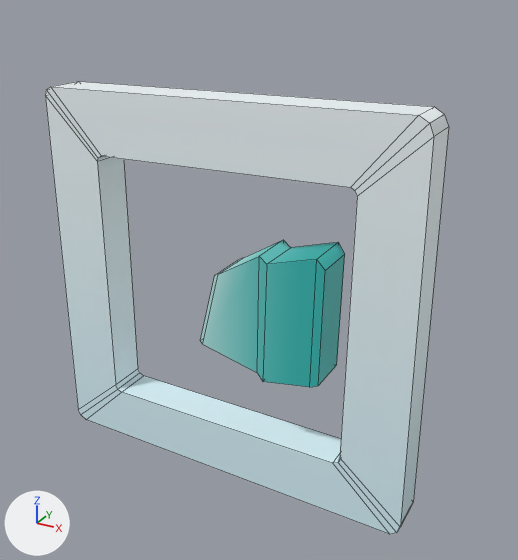
Two versions of the FBX model Assets/HelloPico2/Data/Model/Prop/CheckBox_Anim.fbx, one commit apart.
The view is the same before and after, from a 50 mm camera at (0.0846, -0.1377, 0.0756) aimed at (0.006, 0.0053, 0.0041). The axes (+X, +Y, +Z) are drawn at lower left. The lights are the same throughout. Mesh edges are drawn as thin lines. Where no turn or scale is listed for an object, it has been applied to the vertices.

The first picture shows 'CheckBox_ncl1_1'.
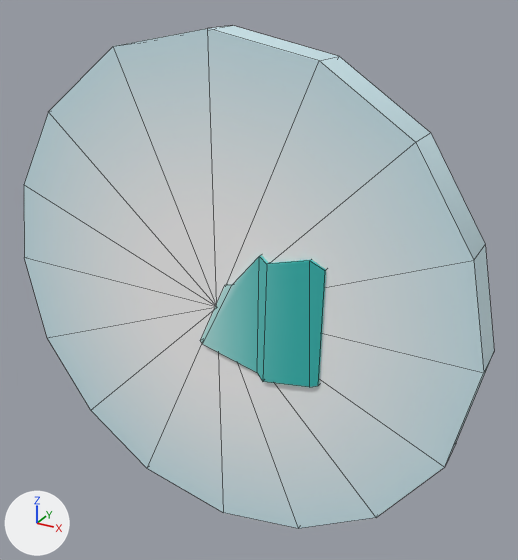
Pixel boxes (x1, y1, x2, y2) of what changed, in the pictures (518 x 560 px; the box of a moved part takes in the faces that stretch with it):
'CheckBox_ncl1_1', reshaped (17% wider, 11% taller): before (45, 81, 448, 534); after (24, 26, 494, 528)
part 1 of me_checkbox_ncl1_1, rebuilt (17% wider, 11% taller): before (45, 81, 448, 534); after (24, 26, 494, 528)
part 2 of me_checkbox_ncl1_1, moved or reshaped: before (201, 240, 283, 372); after (201, 257, 259, 372)
part 3 of me_checkbox_ncl1_1, moved or reshaped: before (263, 242, 345, 387); after (263, 259, 326, 387)

Diff of the bpy script that builds the scene:
```diff
--- a/Assets/HelloPico2/Data/Model/Prop/CheckBox_Anim.fbx.py
+++ b/Assets/HelloPico2/Data/Model/Prop/CheckBox_Anim.fbx.py
@@ me_checkbox_ncl1_1 @@
 # used by ob_checkbox_ncl1_1; location = (0.0, 0.0, 0.0)
 # verts and faces of me_checkbox_ncl1_1; kept vertices keep their numbers, new ones are numbered from 72
 # before: 2 (0.0012, -0.006, 0.0089) at pixel (218, 274), 4 (0.0012, 0.006, 0.0089) at pixel (243, 257), 10 (-0.0001, -0.0055, 0.0083) at pixel (214, 275), 11 (-0.0001, 0.0055, 0.0083) at pixel (238, 259)
 # before: 3 (0.0263, -0.006, 0.0176) at pixel (316, 259), 5 (0.0263, 0.006, 0.0176) at pixel (338, 242)
-me_checkbox_ncl1_1.from_pydata(...)  # 72 vertices, 70 faces; spans x -0.05..0.05, y -0.006..0.006, z -0.05..0.05
+me_checkbox_ncl1_1.from_pydata(...)  # 58 vertices, 70 faces; spans x -0.0636..0.0638, y -0.006..0.006, z -0.0636..0.0636
+# me_checkbox_ncl1_1 part 1: the loose piece of 48 vertices spanning x -0.05..0.05, y -0.005..0.005, z -0.05..0.05 is rebuilt with 34 vertices and now spans x -0.0636..0.0638, y -0.005..0.005, z -0.0636..0.0636
+# me_checkbox_ncl1_1 part 2
+verts[2] = (0.0049, -0.006, 0.0069)  # moved, pixel (231, 285)
+verts[4] = (0.0049, 0.006, 0.0069)  # moved
+verts[10] = (0.0027, -0.0055, 0.0062)  # moved, pixel (224, 285)
+verts[11] = (0.0027, 0.0055, 0.0062)  # moved
+# me_checkbox_ncl1_1 part 3
+verts[3] = (0.0247, -0.006, 0.0169)  # moved, pixel (309, 260)
+verts[5] = (0.0247, 0.006, 0.0169)  # moved
 me_checkbox_ncl1_1.materials.append(mat_checkbox_lmb)
```
